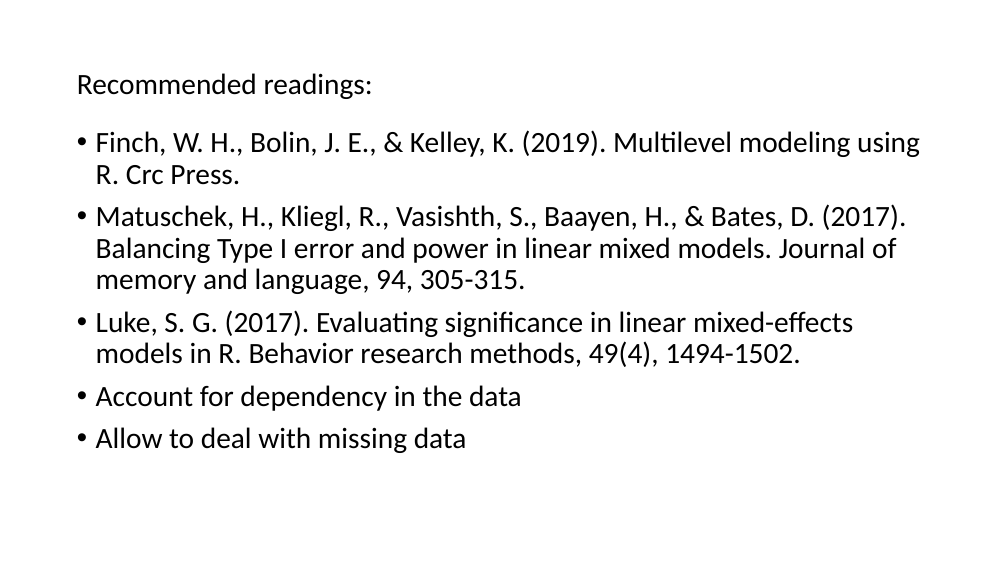
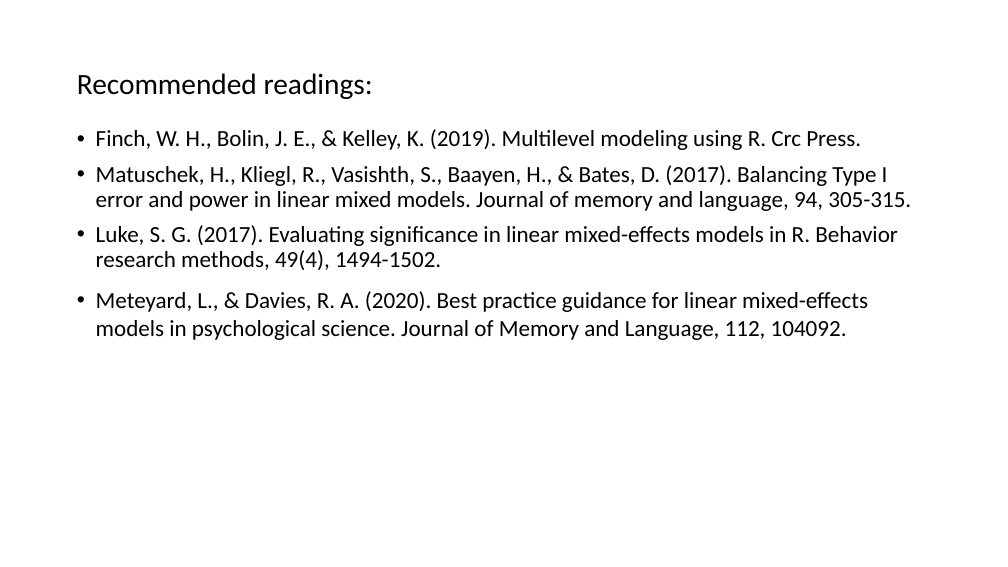
Before and after one commit to FPupillo/LMM_workshop, a slide deck: slide 74 of PPT_LMM.odp (slide 62 before the commit). Drawn at 1008x567 pixels with LibreOffice and Linux fonts; fonts in the diff are those of the drawing. Boxes give left, top, right and bottom in pixels: in the first picture for what was removed or moved away, otherwise in the second. Text is boxed around its words. In the diff, an @@ line names an element or a change of style, - is before the commit and + after.

```diff
--- a/PPT_LMM.odp
+++ b/PPT_LMM.odp
@@ text at bbox=[96, 129, 911, 270]: size 28 to 22 pt in "Finch, W. H., Bolin, J. E., & ...", "Matuschek, H., Kliegl, R., Vasishth, S., Baayen, ...", "Luke, S. G. (2017). Evaluating significance in ..." @@
@@ text at bbox=[96, 291, 868, 340]: text changed; size 28 to 22 pt @@
-• Account for dependency in the data
-• Allow to deal with missing data
+• Meteyard, L., & Davies, R. A. (2020). Best practice guidance for linear mixed-effects models in psychological science. Journal of Memory and Language, 112, 104092.
```
Also in this commit, not shown: 34 other slides changed, 18 slides added, 5 slides removed, 6 other files.
